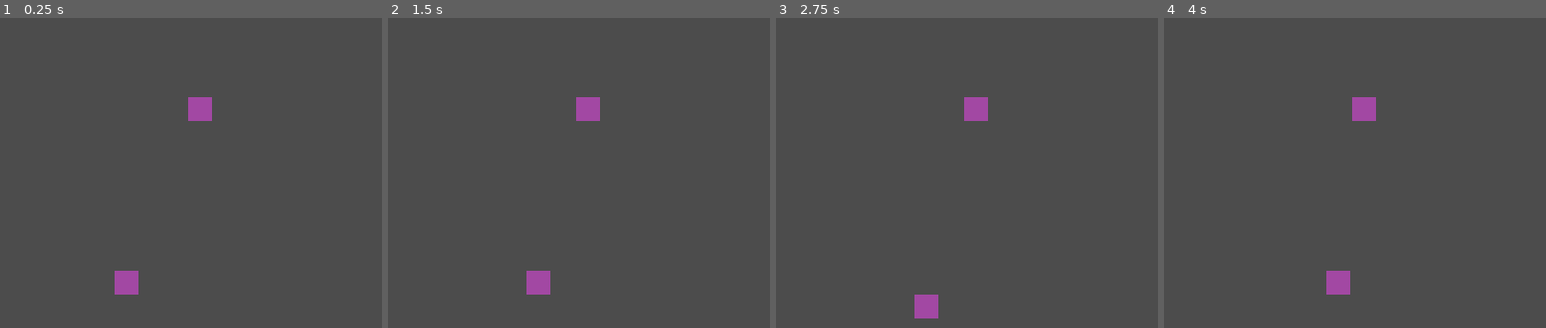
Above: before the commit, frames 1-4 (left to right).
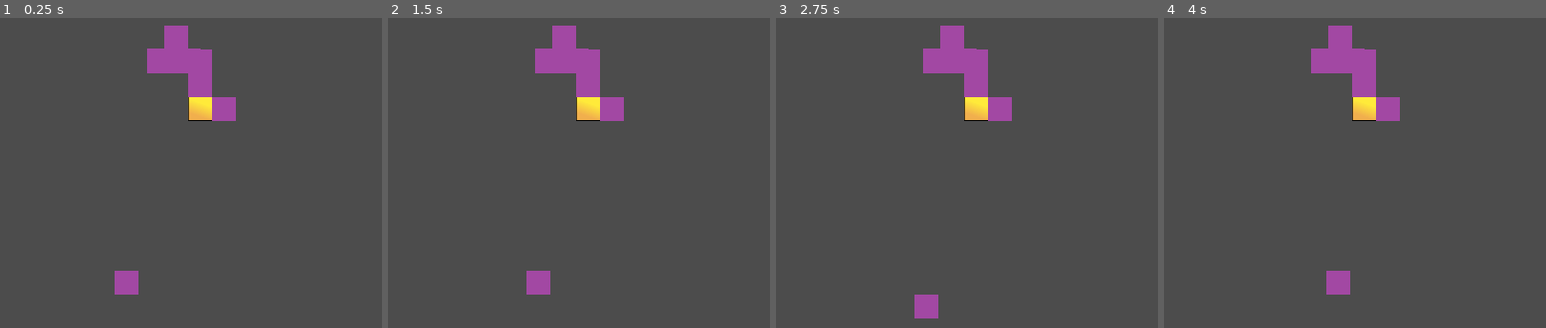
Above: after the commit, the same moments.

Repository: JacobBas/gmtk2021-godot
Game: Godot game, scene res://refactorme/SandboxLevel.tscn
Same seed, same stepped clock (60 frames per second), same inputs: the game is played once before the commit and once after it.
Inputs:
- Up to frame 1 (0.25 s): no input
- Up to frame 2 (1.5 s): tap Enter at 0.5 s; hold Right (Arrow_Right) 0.53-1.28 s; tap Space at 1.25 s; hold Down (Arrow_Down) from 1.28 s (still down)
- Up to frame 3 (2.75 s): tap Enter at 2 s; release Down (Arrow_Down) at 2.03 s; hold Right (Arrow_Right) from 2.03 s (still down)
- Up to frame 4 (4 s): tap Space at 2.75 s; release Right (Arrow_Right) at 2.78 s; hold Up (Arrow_Up) 2.78-3.53 s; tap Enter at 3.5 s; hold Left (Arrow_Left) from 3.53 s (still down)
The pictures show only the part of the screen within x 35-85%, y 13-63%; the shares and areas given below are measured in that part.

The runs differ from the first frame. In frame 1, 3.3% of the frame differs, in the area x 38-62%, y 2-34%; in frame 2, 3.3%; in frame 3, 3.3%; in frame 4, 3.3%.

Commit message:
adding different transormations based on button presses for the conjoined object

Diff:
--- a/refactorme/Conjoined_Player.gd
+++ b/refactorme/Conjoined_Player.gd
@@ -4,41 +4,74 @@
 var tile_size : int = 32
 var last_press: String = ""
 
-var inputs = {"Arrow_Right": Vector2.RIGHT,
-			"Arrow_Left": Vector2.LEFT,
-			"Arrow_Up": Vector2.UP,
-			"Arrow_Down": Vector2.DOWN,
-			"WASD_Right": Vector2.RIGHT,
-			"WASD_Left": Vector2.LEFT,
-			"WASD_Up": Vector2.UP,
-			"WASD_Down": Vector2.DOWN}
+var inputs_trans = {
+	"Arrow_Right": ["WASD_Right", Vector2.RIGHT],
+	"Arrow_Left": ["WASD_Left", Vector2.LEFT],
+	"Arrow_Up": ["WASD_Up", Vector2.UP],
+	"Arrow_Down": ["WASD_Down", Vector2.DOWN],
+	"WASD_Right": ["Arrow_Right", Vector2.RIGHT],
+	"WASD_Left": ["Arrow_Left", Vector2.LEFT],
+	"WASD_Up": ["Arrow_Up", Vector2.UP],
+	"WASD_Down": ["Arrow_Down", Vector2.DOWN]
+	}
 
-var inputs_mapping = {"Arrow_Right": "WASD_Right",
-			"Arrow_Left": "WASD_Left",
-			"Arrow_Up": "WASD_Up",
-			"Arrow_Down": "WASD_Down",
-			"WASD_Right": "Arrow_Right",
-			"WASD_Left": "Arrow_Left",
-			"WASD_Up": "Arrow_Up",
-			"WASD_Down": "Arrow_Down"}
+var inputs_rotate = {
+	"Arrow_Up": ["WASD_Down", -90],
+	"Arrow_Down": ["WASD_Up", 90],
+	"WASD_Up": ["Arrow_Down", 90],
+	"WASD_Down": ["Arrow_Up", -90]
+}
+
+var inputs_reflect = {
+	"Arrow_Right": ["WASD_Left", -1],
+	"Arrow_Left": ["WASD_Right", -1],
+	"WASD_Right": ["Arrow_Left", -1],
+	"WASD_Left": ["Arrow_Right", -1]
+}
 
 # Called when the node enters the scene tree for the first time.
 func _ready():
 	position = position.snapped(Vector2.ONE * tile_size)
 	#position += Vector2.ONE * tile_size/2
 
+func _unhandled_input(event):
 
-func _unhandled_input(event):
-	for dir in inputs.keys():
+	# checking the rotational movements
+	for dir in inputs_rotate.keys():
 		if event.is_action_released(dir):
 			print(dir)
 			print(last_press)
-			if inputs_mapping[dir] == last_press:
+			if inputs_rotate[dir][0] == last_press:
 				last_press = ""
-				move(dir)
+				print("here")
+				rotation_degrees += inputs_rotate[dir][1]
 				print("moved: " + str(position))
+				return null
+
+	# checking the reflectional movements
+	for dir in inputs_reflect.keys():
+		if event.is_action_released(dir):
+			print(dir)
+			print(last_press)
+			if inputs_reflect[dir][0] == last_press:
+				last_press = ""
+				var rot = int(abs(int(rotation_degrees)))
+				if rot % 180 == 90:
+					scale.y = scale.y * inputs_reflect[dir][1]
+				else:
+					scale.x = scale.x * inputs_reflect[dir][1]
+				print("moved: " + str(position))
+				return null
+
+	# checking the translational movements
+	for dir in inputs_trans.keys():
+		if event.is_action_released(dir):
+			print(dir)
+			print(last_press)
+			if inputs_trans[dir][0] == last_press:
+				last_press = ""
+				position += inputs_trans[dir][1] * tile_size
+				print("moved: " + str(position))
+				return null
 			else:
 				last_press = dir
-
-func move(dir):
-	position += inputs[dir] * tile_size
--- a/refactorme/Conjoined_Player.tscn
+++ b/refactorme/Conjoined_Player.tscn
@@ -1,5 +1,6 @@
-[gd_scene load_steps=3 format=2]
+[gd_scene load_steps=4 format=2]
 
+[ext_resource path="res://refactorme/files/outside_wall.png" type="Texture" id=1]
 [ext_resource path="res://refactorme/files/purplebox.png" type="Texture" id=2]
 [ext_resource path="res://refactorme/Conjoined_Player.gd" type="Script" id=3]
 
@@ -8,3 +9,28 @@
 [node name="Sprite" type="Sprite" parent="."]
 texture = ExtResource( 2 )
 script = ExtResource( 3 )
+
+[node name="outside_wall" type="Sprite" parent="Sprite"]
+position = Vector2( -1.69407e-21, 1.90735e-06 )
+scale = Vector2( 0.32, 0.32 )
+texture = ExtResource( 1 )
+
+[node name="purplebox" type="Sprite" parent="Sprite/outside_wall"]
+position = Vector2( 99.8125, 1.41936 )
+scale = Vector2( 3.13672, 3.03629 )
+texture = ExtResource( 2 )
+
+[node name="purplebox2" type="Sprite" parent="Sprite/outside_wall"]
+position = Vector2( -0.187516, -148.581 )
+scale = Vector2( 3.11328, 6.33871 )
+texture = ExtResource( 2 )
+
+[node name="purplebox3" type="Sprite" parent="Sprite/outside_wall"]
+position = Vector2( -100.094, -287.677 )
+scale = Vector2( 3.11914, 3.91734 )
+texture = ExtResource( 2 )
+
+[node name="purplebox4" type="Sprite" parent="Sprite/outside_wall"]
+position = Vector2( -112.5, -200.355 )
+scale = Vector2( 7.03125, 3.14718 )
+texture = ExtResource( 2 )
